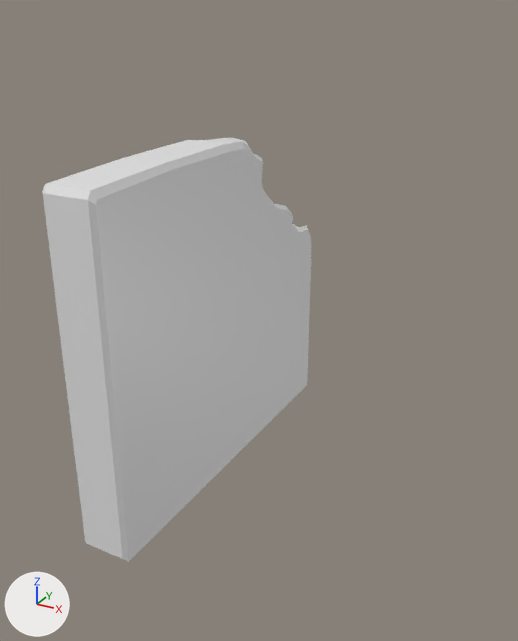
Renders of the FBX model Project/Assets/Benson/models/L2/breakingWall.fbx from each side of a commit.
The view is the same before and after, from a 50 mm camera at (2.23, -3.45, 2.77) aimed at (-0.42, 1.37, 0.36). Arrows for +X, +Y and +Z are at lower left; the lights stay in place.
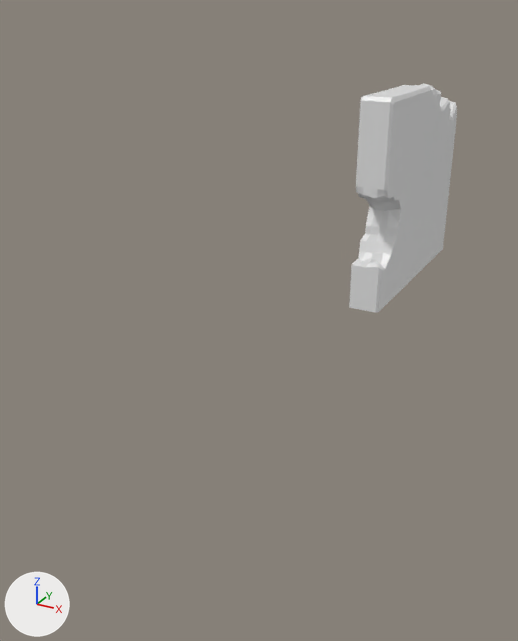
Where the change shows, as pixel boxes (x1, y1, x2, y2) in the pictures (518 x 641 px; the box of a moved part takes in the faces that stretch with it):
'Cube', reshaped, moved (60% narrower, 46% shorter): before (42, 138, 311, 562); after (349, 83, 457, 313)
part 1 of me_cube, moved or reshaped: before (46, 138, 311, 383); after (365, 83, 457, 232)
part 2 of me_cube, built on: before (61, 322, 309, 562); after (349, 180, 447, 313)

Patch to the scene script:
```diff
--- a/Project/Assets/Benson/models/L2/breakingWall.fbx.py
+++ b/Project/Assets/Benson/models/L2/breakingWall.fbx.py
@@ me_cube @@
 # used by ob_cube; location = (0.0, 0.0, 0.0)
-me_cube.from_pydata(...)  # 428 vertices, 424 faces; spans x -0.15..0.15, y -1.14..1.16, z 0.01..2.07
+me_cube.from_pydata(...)  # 489 vertices, 475 faces; spans x -0.16..0.16, y -1.14..1.16, z 0.04..2.04
+# me_cube part 1
+# 8 vertices are removed from x -0.15..0.15, y 0.0..0.9, z 1.28..1.99
+# 23 faces are deleted
+# 15 vertices in x -0.15..0.13, y -0.57..0.34, z 1.9..2.07 move by (0.0, 0.0, -0.03)
+# 12 vertices in x -0.15..0.15, y -0.57..0.33, z 1.85..2.06 move by (0.0, 0.0, -0.02)
+# 8 vertices in x -0.15..0.15, y 0.29..0.42, z 1.66..1.94 move by (0.0, 0.0, 0.04)
+# 6 vertices in x -0.15..0.15, y -0.57..0.35, z 1.81..2.04 move by (0.0, 0.0, -0.01)
+# 6 vertices in x -0.07..0.15, y 0.32..0.41, z 1.6..1.82 move by (0.0, 0.0, 0.05)
+# 6 vertices in x -0.13..0.15, y 0.29..0.42, z 1.79..1.94 move by (0.0, 0.0, 0.03)
+# 121 vertices move from x -0.15..0.15, y -0.57..1.16, z 1.03..2.07 to x -0.15..0.15, y -0.57..1.16, z 1.17..2.03
+# 8 vertices are added at x -0.15..0.15, y 0.0..0.9, z 1.45..1.91
+# 24 new faces join them
+# me_cube part 2
+# 7 vertices are removed from x -0.15..0.15, y -1.14..-1.12, z 0.52..1.15
+# 22 faces are deleted
+# 6 vertices in x 0.15, y -1.12..1.13, z 0.01 move by (0.0, 0.0, 0.03)
+# 3 vertices in x -0.13..0.0, y -1.14, z 0.54 move by (0.0, 0.0, -0.06)
+# 9 vertices move from x -0.15..0.15, y -1.14..-1.12, z 0.54..1.18 to x -0.16..0.15, y -1.14..-0.78, z 0.49..1.2
+# 68 vertices are added at x -0.16..0.16, y -1.14..-0.67, z 0.45..1.18
+# 72 new faces join them
 me_cube.materials.append(mat_material)
@@ ob_cube @@
 ob_cube = bpy.data.objects.new('Cube', me_cube)
-ob_cube.location = (0.0, 0.0, 0.0)
+ob_cube.location = (0.0, 3.865, 0.0)
```
